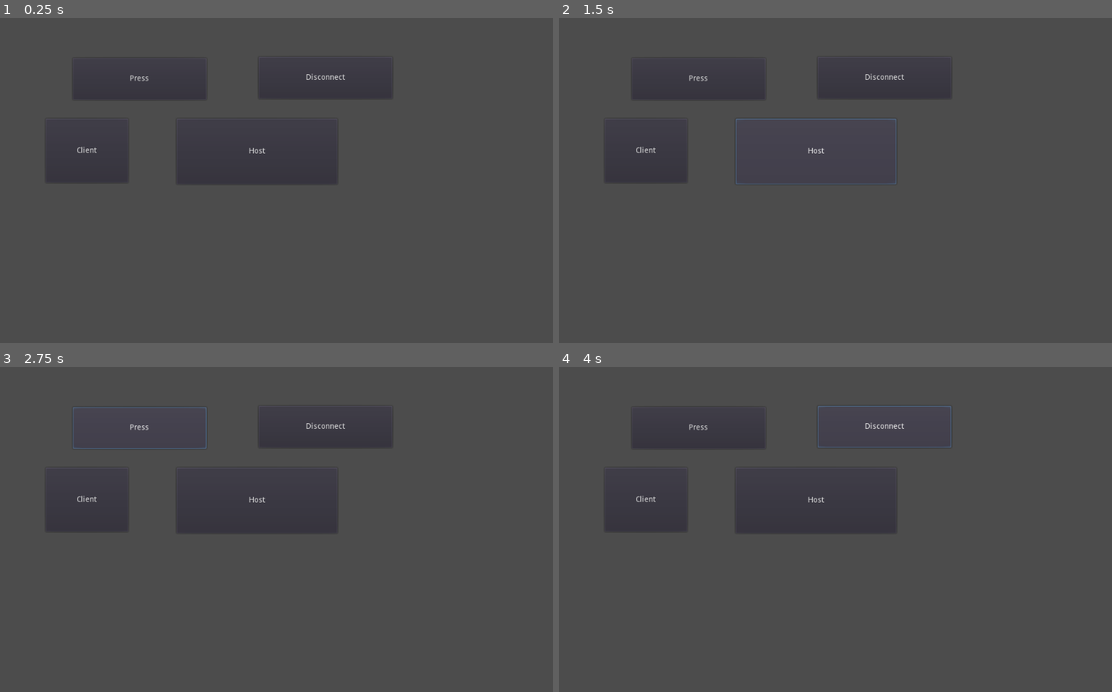
Above: before the commit, frames 1-4 (two rows, left to right).
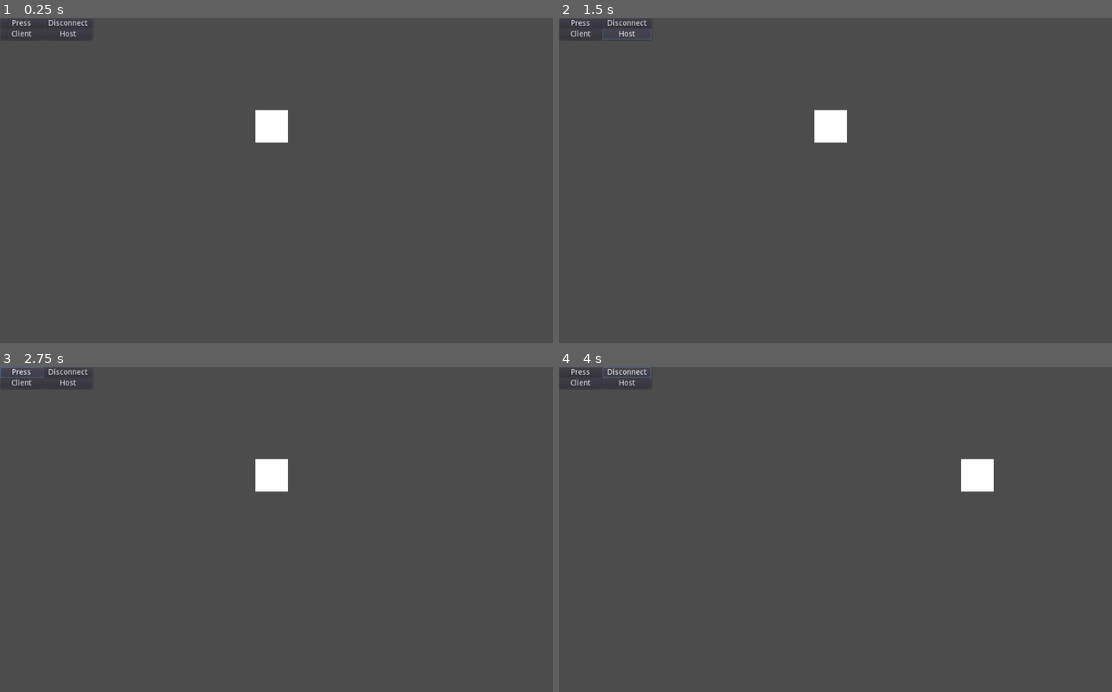
Above: after the commit, the same moments.

Repository: AI-Racing-Company/Utneo
Game: Godot game, scene res://TestScene.tscn
Two runs of this game, one before a commit and one after it. Both use one fixed random seed, a clock stepped at 60 frames per second and the inputs below.
Inputs:
- Up to frame 1 (0.25 s): no input
- Up to frame 2 (1.5 s): click "Client" at 0.5 s; click "Host" at 1.25 s
- Up to frame 3 (2.75 s): click "Press" at 2 s
- Up to frame 4 (4 s): click "Disconnect" at 2.75 s; hold Right (ui_right) from 3.53 s (still down)

The runs differ from the first frame. In frame 1, 1.0% of the frame differs, in the area x 0-70%, y 0-51%; in frame 2, 1.2%; in frame 3, 1.2%; in frame 4, 1.2%, in the area x 0-79%, y 0-51%.

Commit message:
move_square over internet

Diff:
--- /dev/null
+++ b/PlayerPrefab.tscn
@@ -0,0 +1,21 @@
+[gd_scene load_steps=3 format=2]
+
+[ext_resource path="res://Player_1.gd" type="Script" id=1]
+
+[sub_resource type="CircleShape2D" id=1]
+radius = 30.0
+
+[node name="Player" type="Node2D"]
+
+[node name="player" type="KinematicBody2D" parent="."]
+position = Vector2( 500, 200 )
+script = ExtResource( 1 )
+
+[node name="CollisionShape2D" type="CollisionShape2D" parent="player"]
+shape = SubResource( 1 )
+
+[node name="ColorRect" type="ColorRect" parent="player"]
+margin_left = -30.0
+margin_top = -30.0
+margin_right = 30.0
+margin_bottom = 30.0
--- /dev/null
+++ b/Player_1.gd
@@ -0,0 +1,31 @@
+extends KinematicBody2D
+
+
+# Declare member variables here. Examples:
+# var a = 2
+# var b = "text"
+var vel = Vector2(0,0)
+
+# Called when the node enters the scene tree for the first time.
+func _ready():
+	pass # Replace with function body.
+
+func _physics_process(delta):
+	if Input.is_action_pressed("ui_left"):
+		vel.x = -10
+	elif Input.is_action_pressed("ui_right"):
+		vel.x =  10
+	else:
+		vel.x = 0
+	if Input.is_action_pressed("ui_up"):
+		vel.y = -10
+	elif Input.is_action_pressed("ui_down"):
+		vel.y =  10
+	else:
+		vel.y = 0
+
+	move_and_collide(vel)
+
+# Called every frame. 'delta' is the elapsed time since the previous frame.
+#func _process(delta):
+#	pass
--- a/TestScene.gd
+++ b/TestScene.gd
@@ -6,6 +6,7 @@
 # var b = "text"
 var peer = null
 var peer_id = 0
+var is_connected = false
 
 # Called when the node enters the scene tree for the first time.
 func _ready():
@@ -19,20 +20,30 @@
 #	pass
 func client_connect(id):
 	print("conn")
-	print("fresh id:" + id)
+	print("fresh id:",id)
 	peer_id = id
 
+	var player = preload("res://PlayerPrefab.tscn").instance()
+	player.set_name("str(id)")
+	player.set_network_master(id) # Each other connected peer has authority over their own player.
+	get_parent().add_child(player)
+
+func client_disconnect(id):
+	print("conn")
+	print("gone id:",id)
+
 func _on_Client_pressed():
-	print("Client")
-	peer = NetworkedMultiplayerENet.new()
-	peer.create_client("192.168.43.116", 7777)
-	get_tree().network_peer = peer
-	print(get_tree().network_peer)
+	if not is_connected:
+		print("Client")
+		peer = NetworkedMultiplayerENet.new()
+		peer.create_client("192.168.43.116", 7777)
+		get_tree().network_peer = peer
+		print(get_tree().network_peer)
 
 func connection_failed():
 	print("FAIL")
 
-func test():
+remote func test():
 	print("BigBoiiiiiiii")
 
 func _on_Host_pressed():
@@ -43,6 +54,7 @@
 	print(get_tree().get_network_peer())
 	print(get_tree().is_network_server())
 	get_tree().connect("network_peer_connected", self, "client_connect")
+	get_tree().connect("network_peer_disconnected", self, "client_disconnect")
 
 
 func _on_PRESS_pressed():
--- a/TestScene.tscn
+++ b/TestScene.tscn
@@ -1,39 +1,36 @@
-[gd_scene load_steps=2 format=2]
+[gd_scene load_steps=3 format=2]
 
 [ext_resource path="res://TestScene.gd" type="Script" id=1]
+[ext_resource path="res://PlayerPrefab.tscn" type="PackedScene" id=2]
 
 [node name="Node2D" type="Node2D"]
 script = ExtResource( 1 )
 
 [node name="Client" type="Button" parent="."]
-margin_left = 84.0
-margin_top = 186.0
-margin_right = 236.0
-margin_bottom = 304.0
+margin_top = 20.0
+margin_right = 80.0
+margin_bottom = 40.0
 text = "Client"
 
 [node name="Host" type="Button" parent="."]
-margin_left = 325.0
-margin_top = 186.0
-margin_right = 621.0
-margin_bottom = 307.0
+margin_left = 80.0
+margin_top = 20.0
+margin_right = 170.0
+margin_bottom = 40.0
 text = "Host"
 
 [node name="PRESS" type="Button" parent="."]
-margin_left = 134.0
-margin_top = 74.0
-margin_right = 380.0
-margin_bottom = 151.0
+margin_right = 80.0
+margin_bottom = 20.0
 text = "Press"
 
 [node name="Disconnect" type="Button" parent="."]
-margin_left = 476.0
-margin_top = 72.0
-margin_right = 722.0
-margin_bottom = 149.0
+margin_left = 80.0
+margin_right = 170.0
+margin_bottom = 20.0
 text = "Disconnect"
 
-[node name="Node" type="Node" parent="."]
+[node name="Player" parent="." instance=ExtResource( 2 )]
 
 [connection signal="pressed" from="Client" to="." method="_on_Client_pressed"]
 [connection signal="pressed" from="Host" to="." method="_on_Host_pressed"]
--- a/project.godot
+++ b/project.godot
@@ -14,10 +14,6 @@
 run/main_scene="res://TestScene.tscn"
 config/icon="res://icon.png"
 
-[autoload]
-
-Network="*res://Network.gd"
-
 [gui]
 
 common/drop_mouse_on_gui_input_disabled=true
